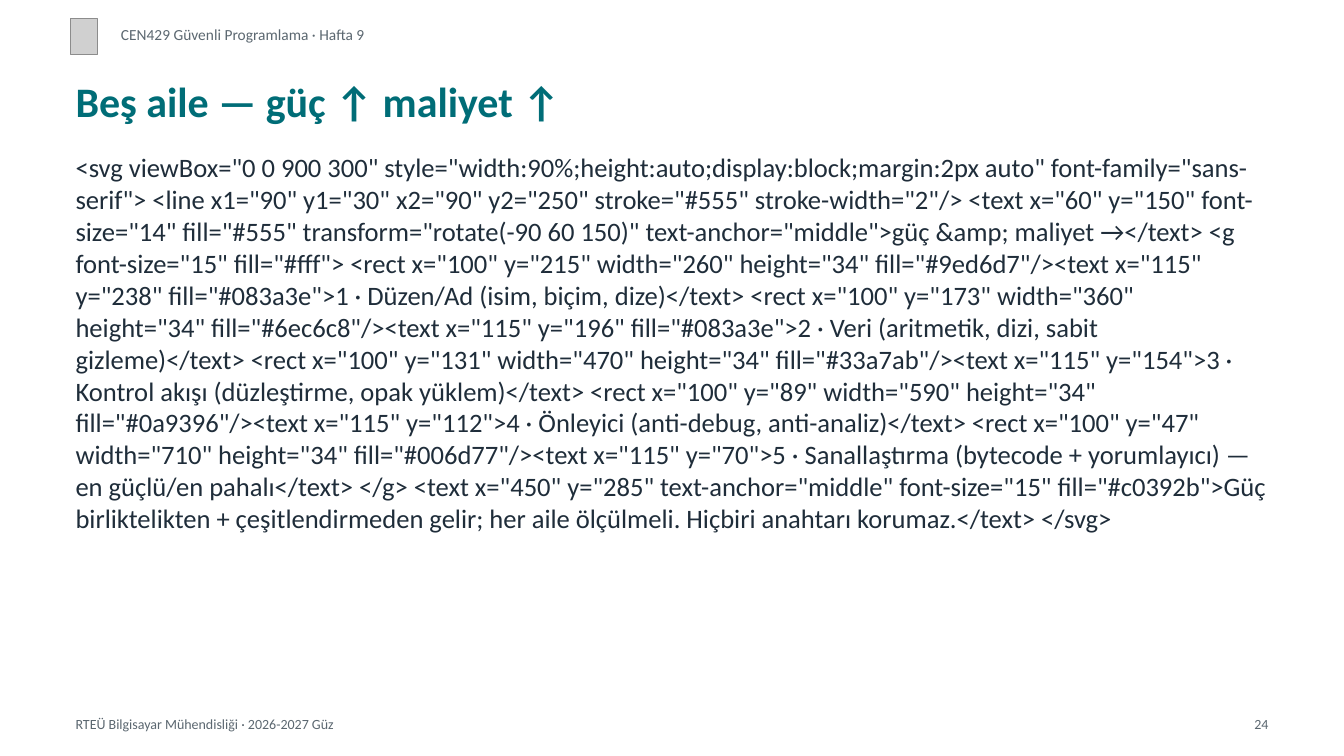
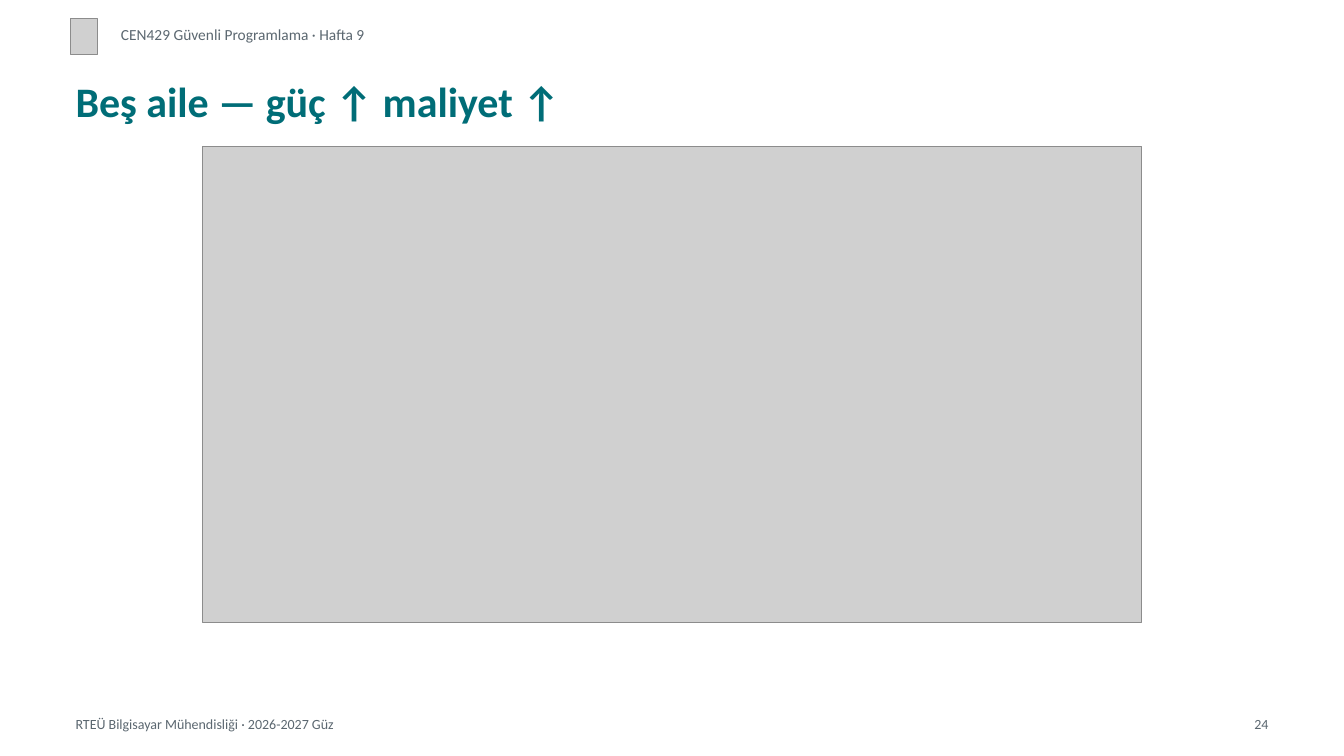
Before and after one commit to ucoruh/cen429-secure-programming, a slide deck: slide 24 of docs/week-9/cen429-week-9-sunum.en.pptx. Drawn at 1344x756 pixels with LibreOffice and Linux fonts; fonts in the diff are those of the drawing; grey boxes stand for pictures. Boxes give left, top, right and bottom in pixels: in the first picture for what was removed or moved away, otherwise in the second. Text is boxed around its words. In the diff, an @@ line names an element or a change of style, - is before the commit and + after.

Commit message:
Görselleştirme altyapısı: SVG diyagram üreteci + tüm çıktılarda görsel desteği
Metin tabanlı gösterimler (mermaid, ASCII şema) her ortamda farklı render oluyor ve
kayıyordu. Artık diyagramlar Python ile ÜRETİLİP her haftanın kendi assets klasörüne
SVG olarak yazılıyor; markdown'dan göreli yolla veriliyor ve altı çıktının hepsinde
birebir aynı görünüyor.

Üreteç (tools/diyagram/):
- cizim.py — ortak görsel dil: ders renk paleti, yuvarlak kutu, ok, şerit.
  SVG'de yazılar YOL (path) olarak gömülür → yazı tipi aranmaz, kayma olmaz.
  Her diyagram ayrıca 2x PNG olarak da yazılır (PPTX/DOCX için).
- Yeniden kullanılabilir yerleşim şablonları: akis(), iki_yol(), katman(), zaman().
- hafta09.py — ilk iki diyagram (beş aile, opak yüklem).

Adlandırma: docs/week-NN/assets/h<HH>-<NN>-<konu>.svg (+ .png)

Boru hattı düzeltmeleri (bunlar olmadan görseller çıktılarda kayboluyordu):
- build_outputs.sunum_pdf: baskı kopyası geçici klasör yerine HTML ile AYNI klasöre
  yazılıyor → 'assets/...' göreli yolları PDF'te de çözülüyor.
- marp_pptx: görsel bloğu desteği eklendi (python-pptx SVG alamadığı için PNG kardeşi
  kullanılır; slayt kaynağı slides/ altında olduğundan docs/week-NN/assets yedek yolu da aranır).
- build_outputs.docx_on_isle: yerel görselleri pandoc'un geçici kaynak klasörüne
  kopyalar (mermaid dönüşümünden ÖNCE çalışır ki onun çıktısını bozmasın).

Doğrulama: hafta 9 altı çıktıda da denendi — slayt HTML img, slayt PDF s.24,
PPTX ppt/media, not sayfası, not PDF s.7, DOCX word/media.

```diff
--- a/docs/week-9/cen429-week-9-sunum.en.pptx
+++ b/docs/week-9/cen429-week-9-sunum.en.pptx
@@ picture added at (203, 146, 1142, 623) @@
@@ text removed at (76, 158, 1266, 533) @@
-<svg viewBox="0 0 900 300" style="width:90%;height:auto;display:block;margin:2px auto" font-family="sans-serif"> <line x1="90" y1="30" x2="90" y2="250" stroke="#555" stroke-width="2"/> <text x="60" y="150" font-size="14" fill="#555" transform="rotate(-90 60 150)" text-anchor="middle">güç &amp; maliyet →</text> <g font-size="15" fill="#fff"> <rect x="100" y="215" width="260" height="34" fill="#9ed6d7"/><text x="115" y="238" fill="#083a3e">1 · Düzen/Ad (isim, biçim, dize)</text> <rect x="100" y="173" width="360" height="34" fill="#6ec6c8"/><text x="115" y="196" fill="#083a3e">2 · Veri (aritmetik, dizi, sabit gizleme)</text> <rect x="100" y="131" width="470" height="34" fill="#33a7ab"/><text x="115" y="154">3 · Kontrol akışı (düzleştirme, opak yüklem)</text> <rect x="100" y="89" width="590" height="34" fill="#0a9396"/><text x="115" y="112">4 · Önleyici (anti-debug, anti-analiz)</text> <rect x="100" y="47" width="710" height="34" fill="#006d77"/><text x="115" y="70">5 · Sanallaştırma (bytecode + yorumlayıcı) — en güçlü/en pahalı</text> </g> <text x="450" y="285" text-anchor="middle" font-size="15" fill="#c0392b">Güç birliktelikten + çeşitlendirmeden gelir; her aile ölçülmeli. Hiçbiri anahtarı korumaz.</text> </svg>
```
Also in this commit, not shown: 21 other files.
